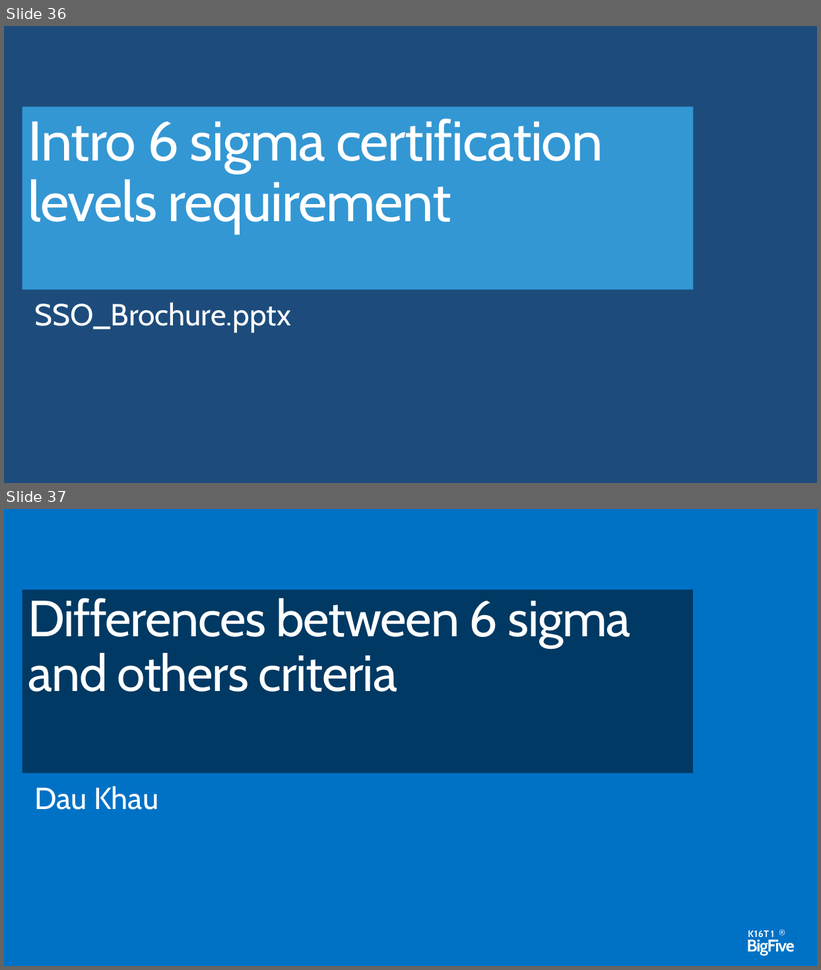
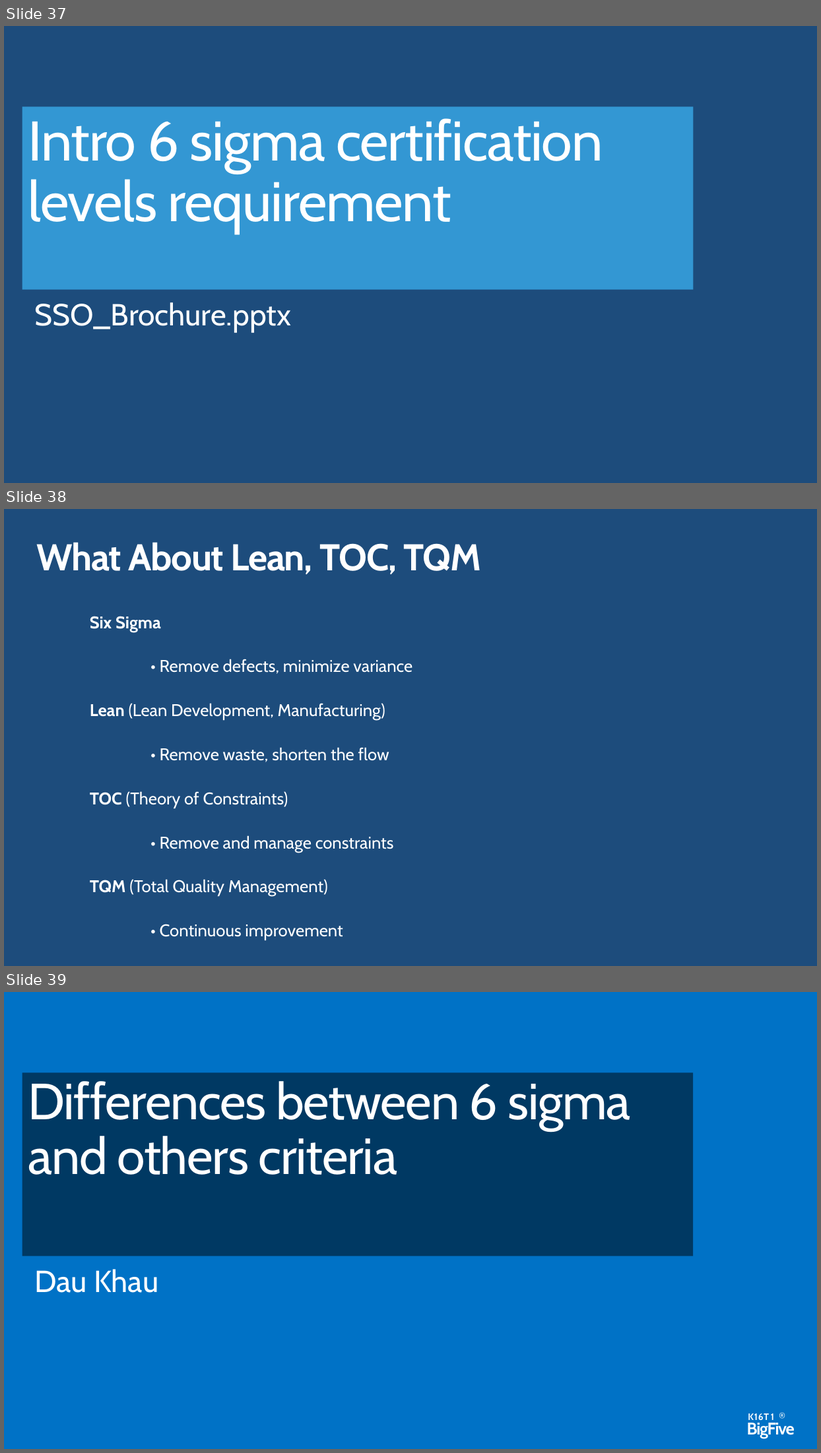
Before and after one commit to daotk/cdkpt, a slide deck: SPQM/Team Assignment/Team Assignment 02/Powerpoint/K16T1-Team15-Team Assignment1-Presentation.pptx. Shown one above the other, each under a label of ours: slides 36 and 37 before the commit, slides 37, 38 and 39 after it. The pictures are 821x970 and 821x1453 pixels, drawn with LibreOffice and Linux fonts; fonts in the diff are those of the drawing. Boxes give left, top, right and bottom in pixels: in the first picture for what was removed or moved away, otherwise in the second. Text is boxed around its words. In the diff, an @@ line names an element or a change of style, - is before the commit and + after.

Commit message:
update

```diff
--- a/SPQM/Team Assignment/Team Assignment 02/Powerpoint/K16T1-Team15-Team Assignment1-Presentation.pptx
+++ b/SPQM/Team Assignment/Team Assignment 02/Powerpoint/K16T1-Team15-Team Assignment1-Presentation.pptx
@@ slide 38 added at (x1=4, y1=509, x2=817, y2=966), background #1D4C7C @@
@@ text added at (x1=36, y1=542, x2=481, y2=574), 44 pt, text #FFFFFF, bold @@
+What About Lean, TOC, TQM
@@ text added at (x1=90, y1=616, x2=413, y2=941), 20 pt, text #FFFFFF @@
+Six Sigma
+• Remove defects, minimize variance
+Lean (Lean Development, Manufacturing)
+• Remove waste, shorten the flow
+TOC (Theory of Constraints)
+• Remove and manage constraints
+TQM (Total Quality Management)
+• Continuous improvement
@@ what was slide 36 is now slide 37 @@
@@ what was slide 37 is now slide 39 @@
```
Also in this commit, not shown: 1 slide changed, 1 other slide added.
